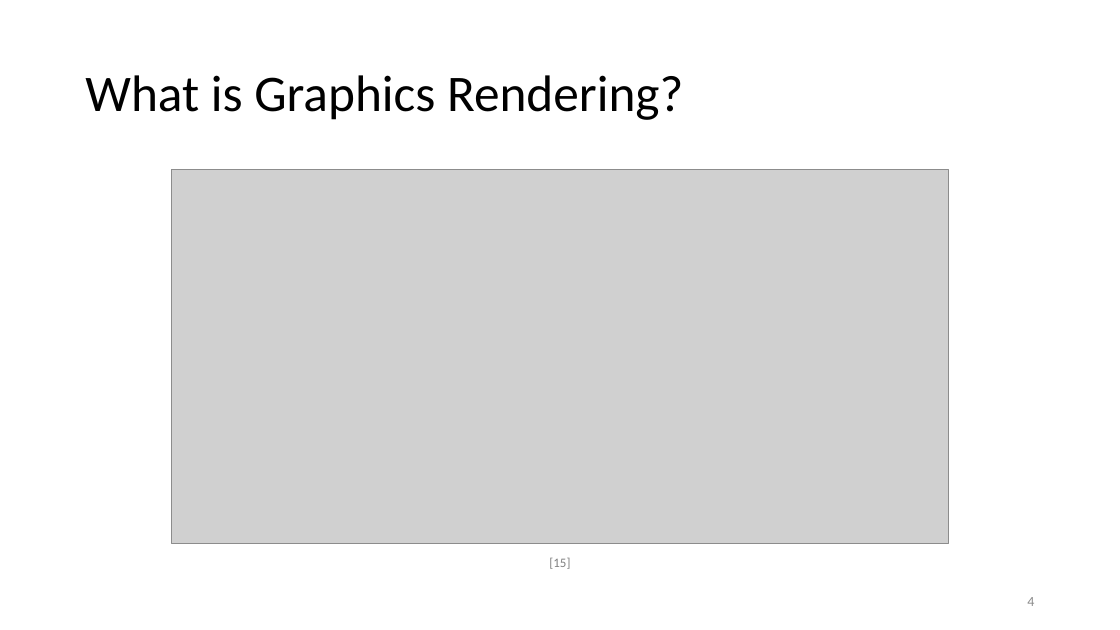
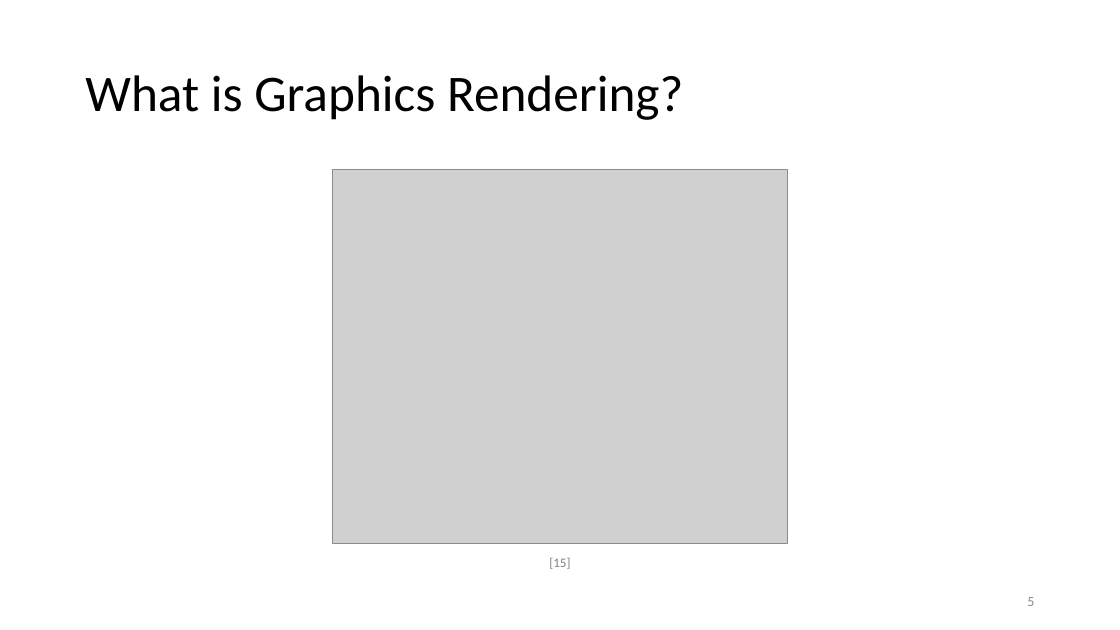
Before and after one commit to ShepherdJerred-homework/seminar-presentation, a slide deck: slide 5 of presentation.pptx (slide 4 before the commit). Drawn at 1120x630 pixels with LibreOffice and Linux fonts; fonts in the diff are those of the drawing; grey boxes stand for pictures. Boxes give left, top, right and bottom in pixels: in the first picture for what was removed or moved away, otherwise in the second. Text is boxed around its words. In the diff, an @@ line names an element or a change of style, - is before the commit and + after.

```diff
--- a/presentation.pptx
+++ b/presentation.pptx
@@ picture: place and size @@
-picture at (171, 170, 949, 544)
+picture at (333, 170, 787, 544)
@@ page number at (1027, 597, 1034, 606): text changed @@
-4
+5
```
Also in this commit, not shown: 8 other slides changed, 3 slides added, 1 slide removed, 1 other file.
